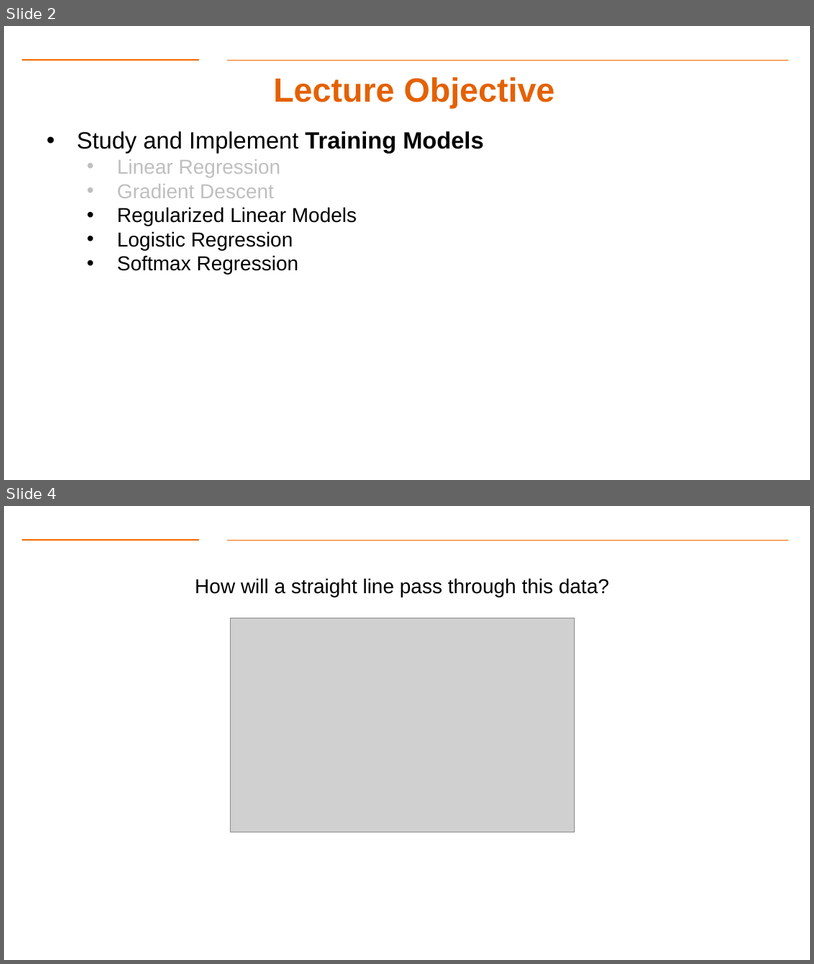
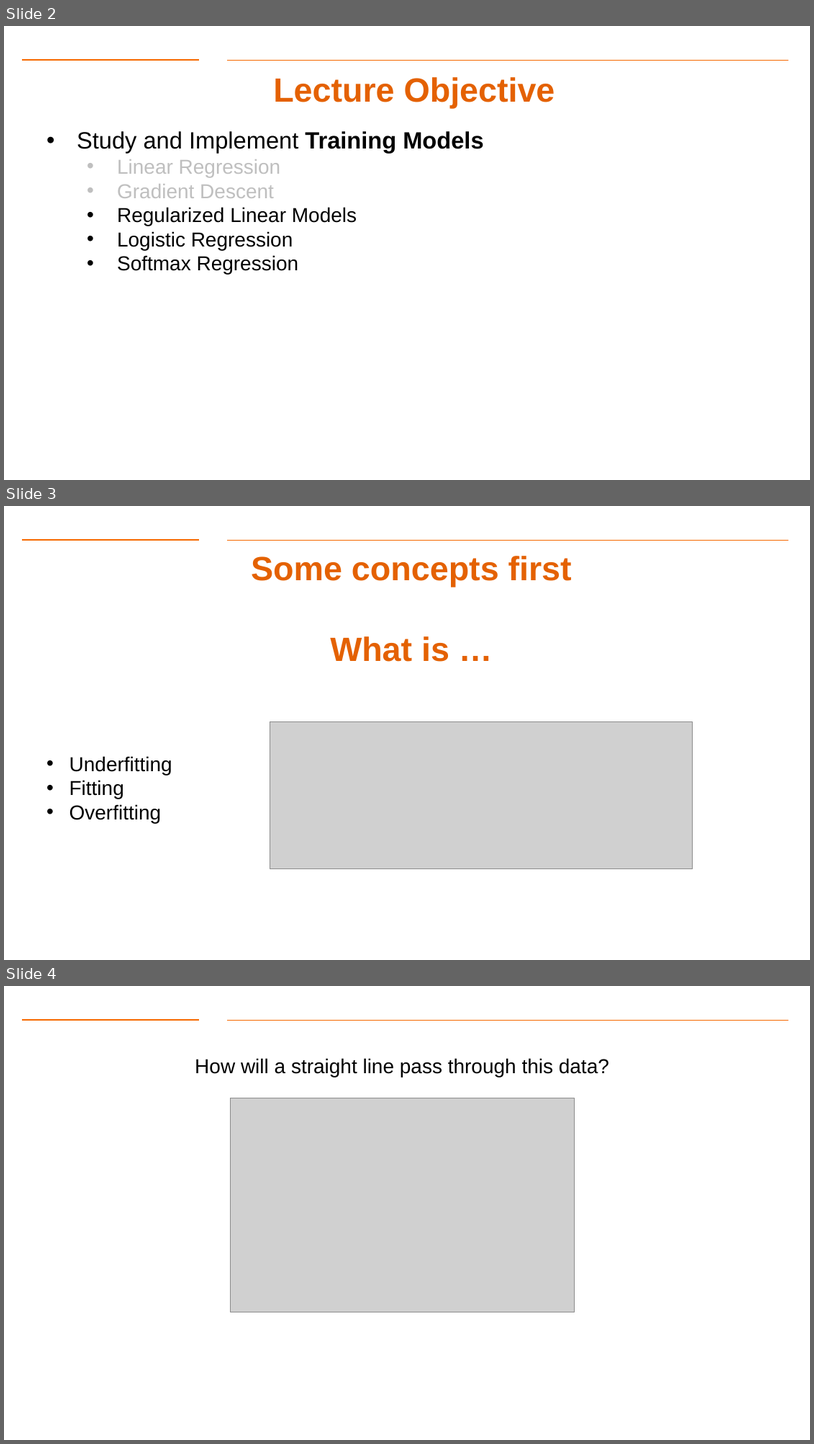
Before and after one commit to gk5951/RIT-DSCI-633-FDS, a slide deck: Syllabus/Lecture05/Lec05.pptx. Shown one above the other, each under a label of ours: slides 2 and 4 before the commit, slides 2, 3 and 4 after it; the slides between them are not shown. The pictures are 814x964 and 814x1444 pixels, drawn with LibreOffice and Linux fonts; fonts in the diff are those of the drawing; grey boxes stand for pictures; background and template pictures are left out. Boxes give left, top, right and bottom in pixels: in the first picture for what was removed or moved away, otherwise in the second. Text is boxed around its words. In the diff, an @@ line names an element or a change of style, - is before the commit and + after.

```diff
--- a/Syllabus/Lecture05/Lec05.pptx
+++ b/Syllabus/Lecture05/Lec05.pptx
@@ slide 3 added at (x1=4, y1=506, x2=810, y2=960), background #FFFFFF; not listed: 2 template elements that a slide beside it also shows @@
@@ title added at (x1=251, y1=556, x2=572, y2=662), 40 pt, text #E46102, bold @@
+Some concepts first
+What is …
@@ picture added at (x1=270, y1=722, x2=693, y2=869) @@
@@ text added at (x1=70, y1=756, x2=172, y2=823), 24 pt, text #000000 @@
+• Underfitting
+• Fitting
+• Overfitting
```
Also in this commit, not shown: 1 slide changed, 2 slides removed, 1 other file.
